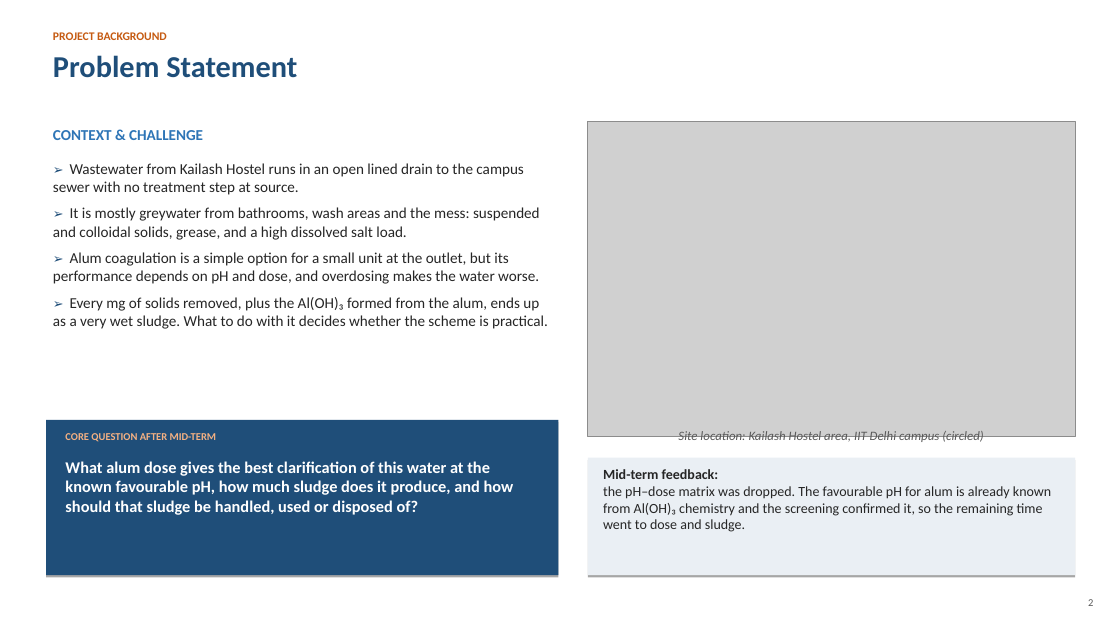
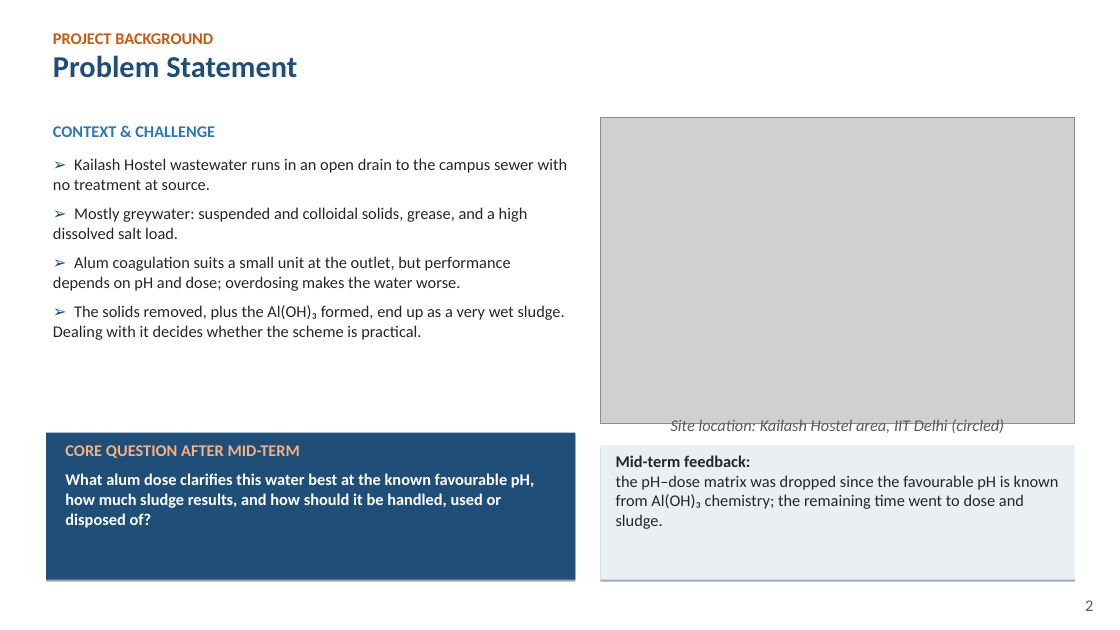
Before and after one commit to vinilverma27-hub/Clinch.ai, a slide deck: slide 2 of docs/btp-report/BTP_Final_Presentation_Kanishka_Saraf_2023CE11023.ppt. Drawn at 1120x630 pixels with LibreOffice and Linux fonts; fonts in the diff are those of the drawing; grey boxes stand for pictures. Boxes give left, top, right and bottom in pixels: in the first picture for what was removed or moved away, otherwise in the second. Text is boxed around its words. In the diff, an @@ line names an element or a change of style, - is before the commit and + after.

```diff
--- a/docs/btp-report/BTP_Final_Presentation_Kanishka_Saraf_2023CE11023.ppt
+++ b/docs/btp-report/BTP_Final_Presentation_Kanishka_Saraf_2023CE11023.ppt
@@ text "PROJECT BACKGROUND" at <box>53,33,213,44</box>: size 10 to 14 pt @@
@@ text "CONTEXT & CHALLENGE" at <box>53,126,215,137</box>: size 13 to 14 pt @@
@@ picture: place and size @@
-picture at <box>588,122,1075,436</box>
+picture at <box>600,118,1075,424</box>
@@ text at <box>53,158,568,340</box>: text changed; size 13 to 14 pt @@
-➢ Wastewater from Kailash Hostel runs in an open lined drain to the campus sewer with no treatment step at source.
-➢ It is mostly greywater from bathrooms, wash areas and the mess: suspended and colloidal solids, grease, and a high dissolved salt load.
-➢ Alum coagulation is a simple option for a small unit at the outlet, but its performance depends on pH and dose, and overdosing makes the water worse.
-➢ Every mg of solids removed, plus the Al(OH)₃ formed from the alum, ends up as a very wet sludge. What to do with it decides whether the scheme is practical.
+➢ Kailash Hostel wastewater runs in an open drain to the campus sewer with no treatment at source.
+➢ Mostly greywater: suspended and colloidal solids, grease, and a high dissolved salt load.
+➢ Alum coagulation suits a small unit at the outlet, but performance depends on pH and dose; overdosing makes the water worse.
+➢ The solids removed, plus the Al(OH)₃ formed, end up as a very wet sludge. Dealing with it decides whether the scheme is practical.
@@ text at <box>671,418,1004,436</box>: text changed; size 11 to 14 pt @@
-Site location: Kailash Hostel area, IIT Delhi campus (circled)
+Site location: Kailash Hostel area, IIT Delhi (circled)
@@ rectangle: place and size @@
-rectangle at <box>46,420,558,575</box>
+rectangle at <box>46,432,575,579</box>
@@ text "CORE QUESTION AFTER MID-TERM" at <box>65,445,300,458</box>: size 9 to 14 pt @@
@@ text "CORE QUESTION AFTER MID-TERM": place and size @@
-text "CORE QUESTION AFTER MID-TERM" at <box>65,433,217,442</box>
+text "CORE QUESTION AFTER MID-TERM" at <box>65,445,300,458</box>
@@ rectangle: place and size @@
-rectangle at <box>588,458,1075,575</box>
+rectangle at <box>600,445,1075,579</box>
@@ text "Mid-term feedback:": place and size @@
-text "Mid-term feedback:" at <box>603,469,1051,532</box>
+text "Mid-term feedback:" at <box>616,455,1059,529</box>
@@ text at <box>65,473,534,528</box>: text changed @@
-What alum dose gives the best clarification of this water at the known favourable pH, how much sludge does it produce, and how should that sludge be handled, used or disposed of?
+What alum dose clarifies this water best at the known favourable pH, how much sludge results, and how should it be handled, used or disposed of?
@@ text at <box>616,475,1059,529</box>: text changed; size 12 to 14 pt @@
-the pH–dose matrix was dropped. The favourable pH for alum is already known from Al(OH)₃ chemistry and the screening confirmed it, so the remaining time went to dose and sludge.
+the pH–dose matrix was dropped since the favourable pH is known from Al(OH)₃ chemistry; the remaining time went to dose and sludge.
@@ text at <box>616,455,750,467</box>: size 12 to 14 pt in "Mid-term feedback:" @@
@@ text "2" at <box>1085,600,1093,611</box>: size 9 to 14 pt @@
```
Also in this commit, not shown: 11 other slides changed, 2 other files.
